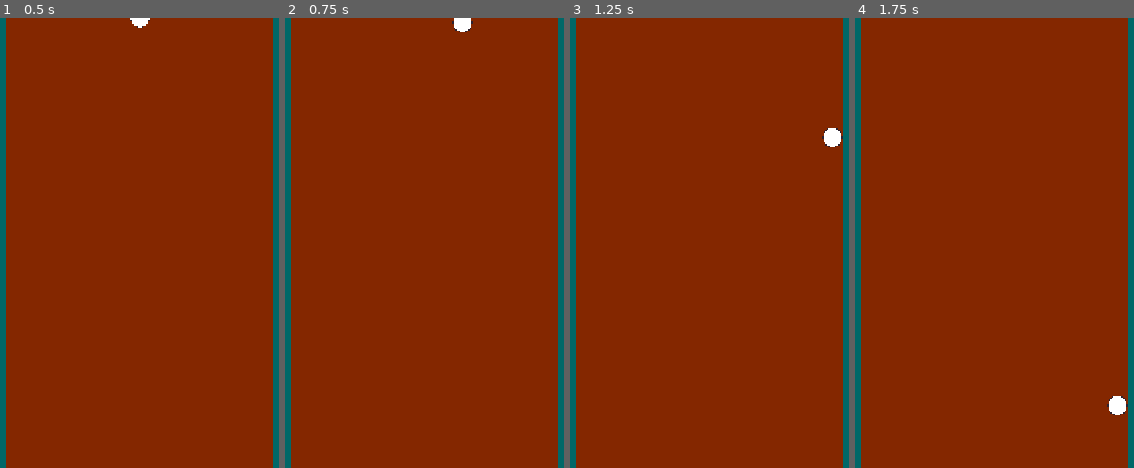
Above: before the commit, frames 1-4 (left to right).
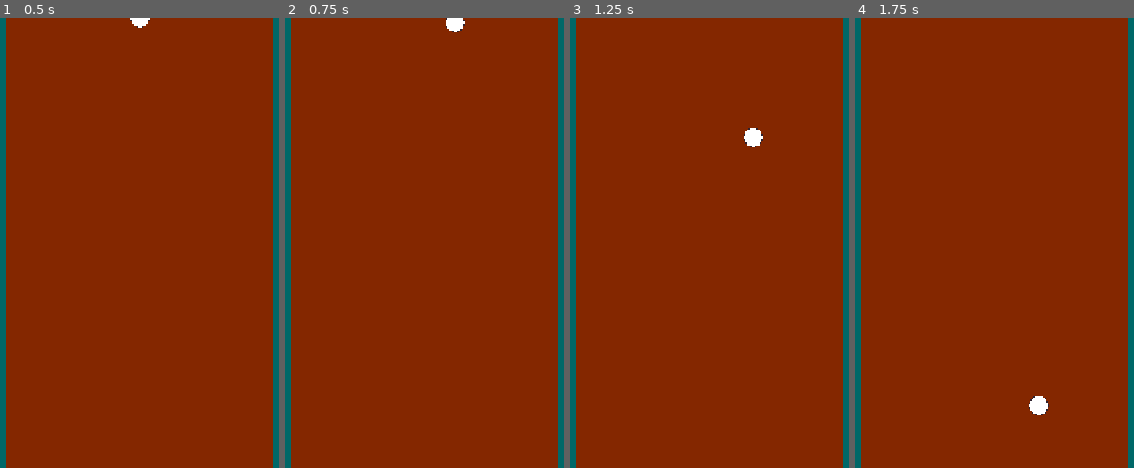
Above: after the commit, the same moments.

Repository: BenjaminVincent/jam-2
Game: Godot game, scene res://scenes/game.tscn
Same seed, same stepped clock (60 frames per second), same inputs: the game is played once before the commit and once after it.
Inputs:
- Up to frame 1 (0.5 s): no input
- Up to frame 2 (0.75 s): tap Enter (ui_accept) at 0.5 s; hold Right (ui_right) from 0.53 s (still down); tap Space (LAUNCH) at 0.6 s
- Up to frame 3 (1.25 s): keep holding Right (ui_right); tap Enter (ui_accept) at 0.77 s
- Up to frame 4 (1.75 s): keep holding Right (ui_right); tap Space (LAUNCH) at 1.35 s; tap Enter (ui_accept) at 1.52 s

Frame 1 is identical in both runs. In frame 2, 0.2% of the frame differs, in the area x 57-68%, y 0-4%; in frame 3, 0.5%; in frame 4, 0.5%, in the area x 62-98%, y 84-89%.

Commit message:
updated physics to behave with move_and_collide instead of move_and_slide and now bounces and has some fall off

Diff:
--- a/scripts/player.gd
+++ b/scripts/player.gd
@@ -17,16 +17,25 @@
 	if not is_on_floor() and launched:
 		velocity += get_gravity() * delta
 
+
+	# NOTICE JUMPING
 	if Input.is_action_just_pressed("ui_accept") and is_on_floor():
 		velocity.y = JUMP_VELOCITY
 
+	# NOTICE MOVING
 	var direction := Input.get_axis("ui_left", "ui_right")
-	if direction:
+
+	if direction and not launched:
 		velocity.x = direction * SPEED
 	else:
-		velocity.x = move_toward(velocity.x, 0, SPEED)
+		velocity.x = move_toward(velocity.x, velocity.x * 0.9, SPEED)
 
-	move_and_slide()
+	var collision = move_and_collide(velocity * delta)
+
+	# NOTICE BOUNCING
+	if collision:
+		velocity = velocity.bounce(collision.get_normal())
+		velocity = Vector2(velocity.x * 0.75, velocity.y * 0.75)
 
 
 
